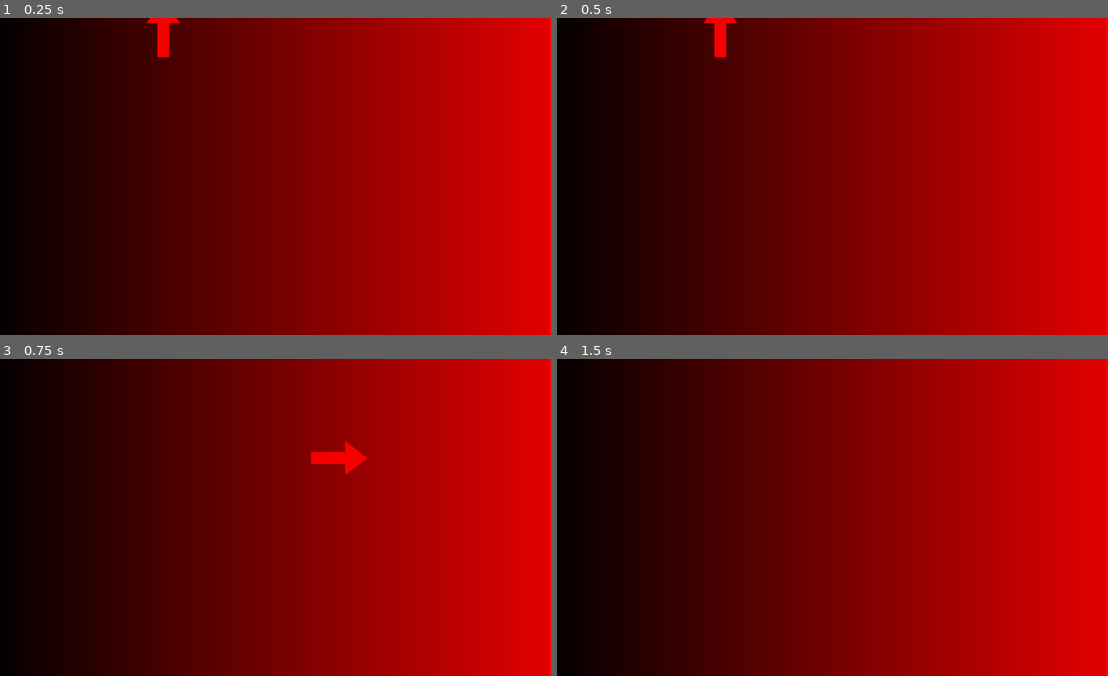
Above: before the commit, frames 1-4 (two rows, left to right).
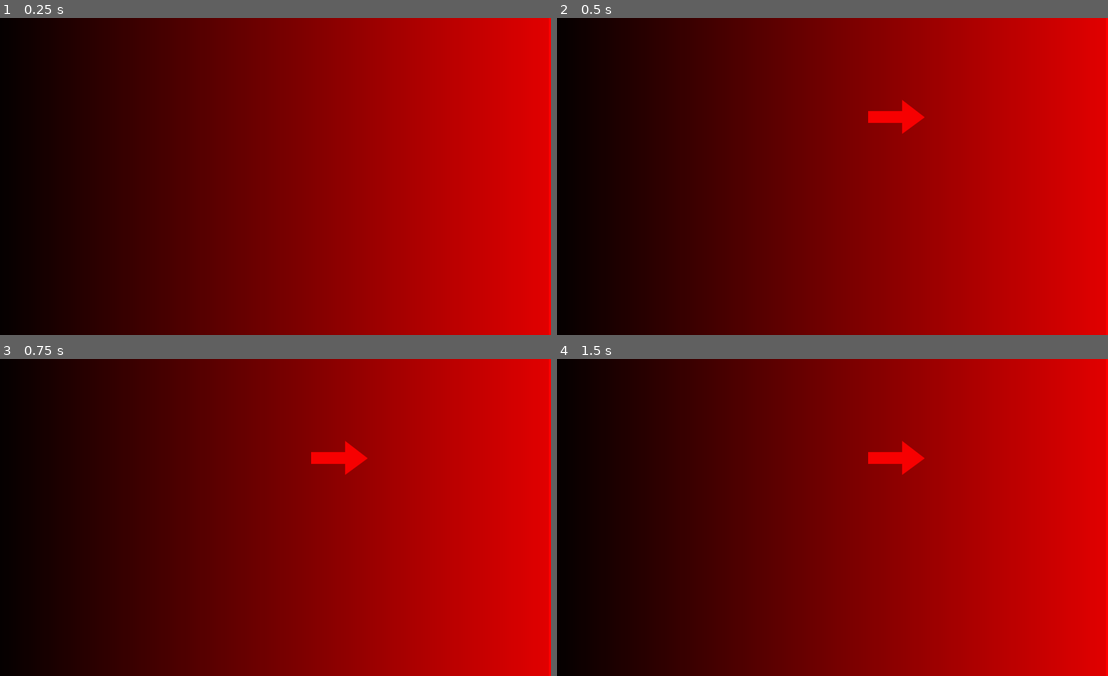
Above: after the commit, the same moments.

Repository: GDAC-at-Davis/GDAC-minigame-framework
Game: Godot game, scene res://minigames/shadowboxing/shadowboxing.tscn
The game is run twice, just before and just after one commit, with the same random seed, the same clock (stepped at 60 frames per second) and the same inputs. This scene is started directly instead of the project's main scene.
Inputs (mouse positions are in pixels of both pictures, inside the frame that each line leads up to):
- Up to frame 1 (0.25 s): no input
- Up to frame 2 (0.5 s): no input
- Up to frame 3 (0.75 s): move the mouse to (391, 501) at 0.52 s; hold D (right) from 0.53 s (still down); click (391, 501) at 0.6 s
- Up to frame 4 (1.5 s): tap Enter at 1.25 s; move the mouse to (711, 533) at 1.27 s; release D (right) at 1.28 s; hold S (down) from 1.28 s (still down); click (711, 533) at 1.35 s

The runs differ from the first frame. In frame 1, 0.3% of the frame differs, in the area x 26-33%, y 0-13%; in frame 2, 0.8%, in the area x 26-67%, y 0-37%; in frame 3, nothing differs; in frame 4, 0.5%.
Error in both runs: Invalid assignment of property or key 'max_value' with value of type 'float' on a base object of type 'Nil'. (res://scripts/minigame_manager.gd:156)

Commit message:
Randomized direction and win condition implemented
If any direction other than the arrow is pressed, the minigame is won (win() is executed)

Diff:
--- /dev/null
+++ b/MinigameFramework/minigames/shadowboxing/new_curve_2d.tres
@@ -0,0 +1,3 @@
+[gd_resource type="Curve2D" format=3 uid="uid://dvhiin768imuw"]
+
+[resource]
--- a/MinigameFramework/minigames/shadowboxing/shadowboxing.tscn
+++ b/MinigameFramework/minigames/shadowboxing/shadowboxing.tscn
@@ -1,6 +1,10 @@
-[gd_scene load_steps=4 format=3 uid="uid://c0fd5eqxcdio3"]
+[gd_scene load_steps=5 format=3 uid="uid://c0fd5eqxcdio3"]
 
 [ext_resource type="Script" uid="uid://70uo6yn78g0j" path="res://minigames/shadowboxing/shadowboxing_minigame.gd" id="1_npb7n"]
+
+[sub_resource type="Curve" id="Curve_2cgpj"]
+_data = [Vector2(0, 0), 0.0, 0.0, 0, 0, Vector2(0.2837838, 1), 0.0, 0.0, 0, 0, Vector2(1, 0), 0.0, 0.0, 0, 0]
+point_count = 3
 
 [sub_resource type="Gradient" id="Gradient_npb7n"]
 offsets = PackedFloat32Array(0, 0.99666667, 1)
@@ -11,6 +15,7 @@
 
 [node name="Shadowboxing" type="Node"]
 script = ExtResource("1_npb7n")
+movement_curve = SubResource("Curve_2cgpj")
 instruction = "Don't look!"
 countdown_time = 7.0
 metadata/_custom_type_script = "uid://yiv2g3c50yqb"
--- a/MinigameFramework/minigames/shadowboxing/shadowboxing_minigame.gd
+++ b/MinigameFramework/minigames/shadowboxing/shadowboxing_minigame.gd
@@ -1,18 +1,22 @@
 extends Minigame
 
-var balloon_packed_scene: PackedScene = preload("res://minigames/shadowboxing/arrow.tscn")
+var arrow_packed_scene: PackedScene = preload("res://minigames/shadowboxing/arrow.tscn")
 var arrows: Array[Area2D]
-var pop_count: int = 0
-var base_balloon_amount: int = 3
-var balloon_amount: int = base_balloon_amount
+var direction: int = 0
+var move_weight: float = 0.0
+var timer: int = 0
+var lost: bool = false
+
+@export var movement_curve: Curve
+
+# 0: up, 1: right, 2: down, 3: left (think of compass, never eat soggy waffles!)
 
 @onready var particles: GPUParticles2D = $BalloonParticles
 
 func start():
 	# Reset variables
 	arrows.clear()
-	pop_count = 0
-	balloon_amount = base_balloon_amount
+	timer = 0
 
 	# Adjust for difficulty
 	countdown_time /= difficulty
@@ -20,31 +24,95 @@
 
 	# Spawn the arrows
 	# for i in range(balloon_amount):
-	var arrow: Area2D = balloon_packed_scene.instantiate()
-	arrows.append(arrow)
-	add_child(arrow)
-	arrow.global_position = Vector2(get_viewport().size.x/2, get_viewport().size.y/2 - 200)
-	arrows[0].rotation_degrees = 270
+	#for i in 4:
+	#	var arrow: Area2D = arrow_packed_scene.instantiate()
+	#	arrows.append(arrow)
+	#	add_child(arrow)
+	#	#arrows.move_time = 0
+	#	if i == 0:
+	#		arrows[i].global_position = Vector2(get_viewport().size.x/2, get_viewport().size.y/2 - 200)
+	#		arrows[i].rotation_degrees = 270
+	#	elif i == 1:
+	#		arrows[i].global_position = Vector2(get_viewport().size.x/2 + 400, get_viewport().size.y/2)
+	#		arrows[i].rotation_degrees = 0
+	#	elif i == 2:
+	#		arrows[i].global_position = Vector2(get_viewport().size.x/2, get_viewport().size.y/2 + 200)
+	#		arrows[i].rotation_degrees = 90
+	#	elif i == 3:
+	#		arrows[i].global_position = Vector2(get_viewport().size.x/2 - 400, get_viewport().size.y/2)
+	#		arrows[i].rotation_degrees = 180
 
-func _process(_delta):
+	#arrow.global_position = Vector2(get_viewport().size.x/2, get_viewport().size.y/2 - 200)
+	#arrows[0].rotation_degrees = 270
+
+func run():
+	timer += 1
+
+	if (timer == 20):
+		var arrow: Area2D = arrow_packed_scene.instantiate()
+		arrows.append(arrow)
+		add_child(arrow)
+		direction = randi_range(0, 3)
+		if direction == 0:
+			arrows[0].global_position = Vector2(get_viewport().size.x/2, get_viewport().size.y/2 - 200)
+			arrows[0].rotation_degrees = 270
+		elif direction == 1:
+			arrows[0].global_position = Vector2(get_viewport().size.x/2 + 400, get_viewport().size.y/2)
+			arrows[0].rotation_degrees = 0
+		elif direction == 2:
+			arrows[0].global_position = Vector2(get_viewport().size.x/2, get_viewport().size.y/2 + 200)
+			arrows[0].rotation_degrees = 90
+		elif direction == 3:
+			arrows[0].global_position = Vector2(get_viewport().size.x/2 - 400, get_viewport().size.y/2)
+			arrows[0].rotation_degrees = 180
+
+
+
+	#if move_weight < 1:
+	#	move_weight += 0.1
+
+	#for i in 4:
+	#	arrows[i].global_position = lerp(Vector2(get_viewport().size.x/2, get_viewport().size.y/2 + 200), Vector2(get_viewport().size.x/2, get_viewport().size.y/2 - 200), move_weight)
+
+
+	#for i in 4:
+	#	arrows[i].move_time += 1
+	#	if arrows[i].move_time < 30:
+	#		arrows[i].global_position += Vector2(1, 0)
+	#	elif arrows[i].move_time < 60
+	#		arrows[i].global_position += Vector2(-1, 0)
+	#	elif arrows[i].move_time == 60
+
+	#		arrows[i].global_position += Vector2(1, 0)
+	#	if i == 0: #up
+	#		arrows[i].global_position += Vector2(1, 0)
 	#var velocity = Vector2.ZERO # The player's movement vector.
-	if Input.is_action_pressed(&"right"):
-		arrows[0].global_position = Vector2(get_viewport().size.x/2 + 400, get_viewport().size.y/2)
-		arrows[0].rotation_degrees = 0
-	if Input.is_action_pressed(&"left"):
-		arrows[0].global_position = Vector2(get_viewport().size.x/2 - 400, get_viewport().size.y/2)
-		arrows[0].rotation_degrees = 180
-	if Input.is_action_pressed(&"down"):
-		arrows[0].global_position = Vector2(get_viewport().size.x/2, get_viewport().size.y/2 + 200)
-		arrows[0].rotation_degrees = 90
-	if Input.is_action_pressed(&"up"):
-		arrows[0].global_position = Vector2(get_viewport().size.x/2, get_viewport().size.y/2 - 200)
-		arrows[0].rotation_degrees = 270
+	if (timer > 20 && lost == false):
+		if Input.is_action_pressed(&"up"):
+			if (direction != 0):
+				win()
+			else:
+				lost = true
+		if Input.is_action_pressed(&"right"):
+			if (direction != 1):
+				win()
+			else:
+				lost = true
+		if Input.is_action_pressed(&"down"):
+			if (direction != 2):
+				win()
+			else:
+				lost = true
+		if Input.is_action_pressed(&"left"):
+			if (direction != 3):
+				win()
+			else:
+				lost = true
 
 func win():
 	super()
 
-func balloon_popped():
-	pop_count += 1
-	if pop_count == balloon_amount:
-		win()
+#func balloon_popped():
+#	pop_count += 1
+#	if pop_count == balloon_amount:
+#		win()
Not shown, changed: MinigameFramework/assets/collider_environment/InteractableDown.png.import
Not shown, changed: MinigameFramework/assets/collider_environment/InteractableLeft.png.import
Not shown, changed: MinigameFramework/assets/collider_environment/InteractableRight.png.import
Not shown, changed: MinigameFramework/assets/collider_environment/InteractableUp.png.import
Not shown, changed: MinigameFramework/assets/collider_environment/Spawn.png.import
Not shown, changed: MinigameFramework/assets/collider_environment/Unreachable.png.import
Not shown, changed: MinigameFramework/assets/collider_environment/Walkable.png.import
Not shown, changed: MinigameFramework/assets/environment/Bed.png.import
Not shown, changed: MinigameFramework/assets/environment/Door.png.import
Not shown, changed: MinigameFramework/assets/environment/Floor.png.import
Not shown, changed: MinigameFramework/assets/environment/FloorUpperWall.png.import
Not shown, changed: MinigameFramework/assets/environment/Mirror.png.import
(and 16 more such lines)
